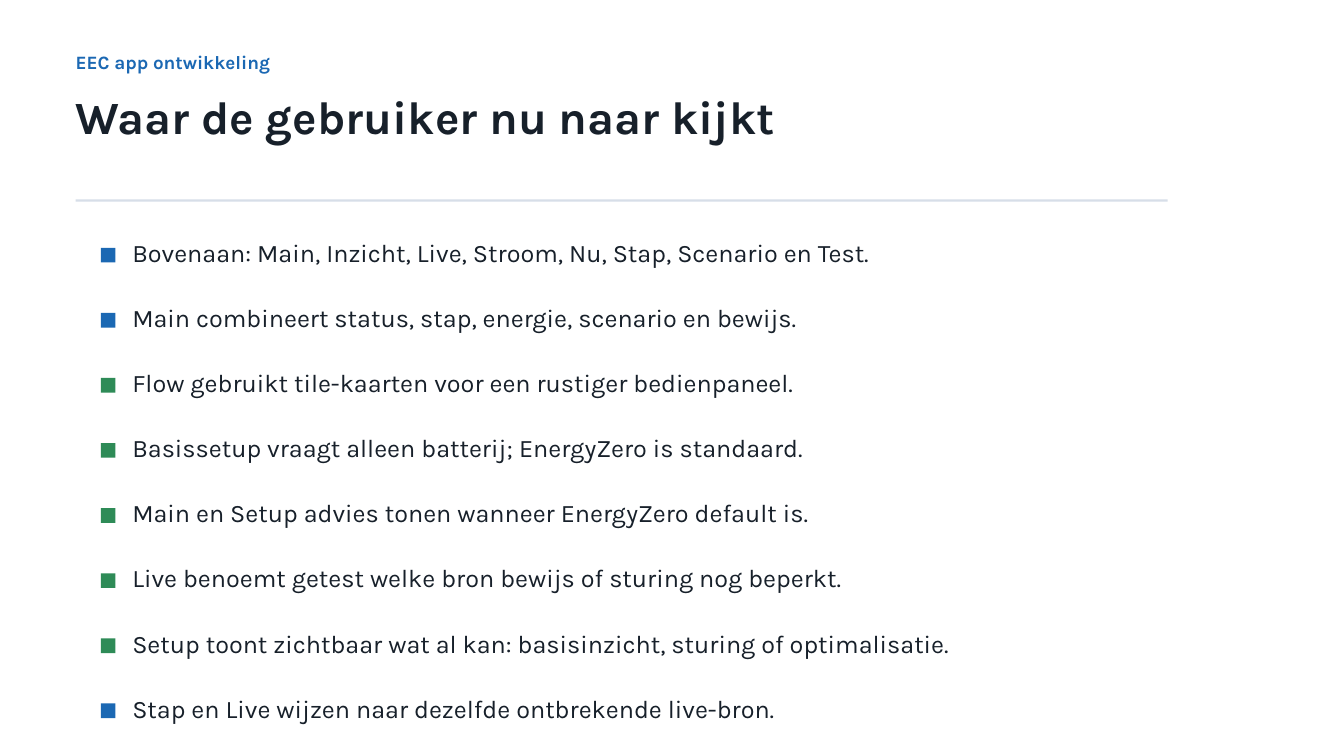
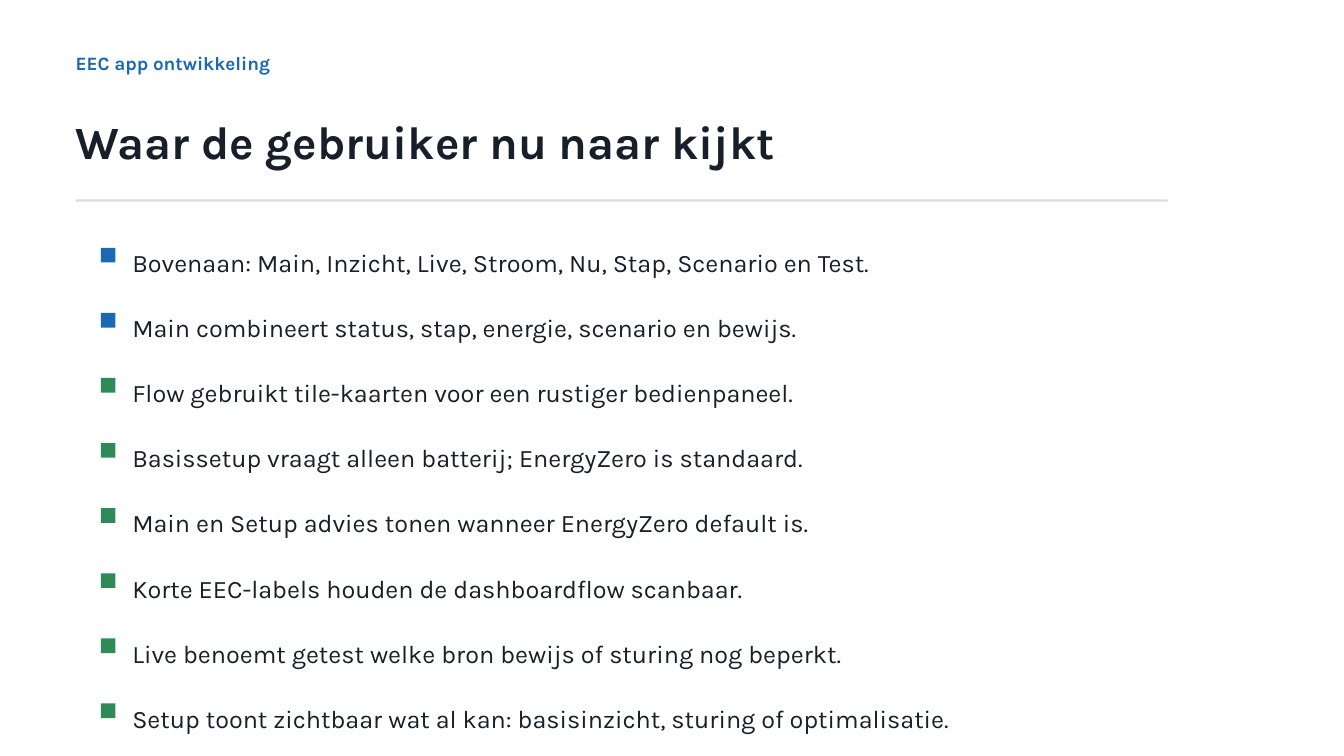
Before and after one commit to AllKn/ecoflow-energy-control, a slide deck: slide 7 of docs/eec-app-ontwikkeling.pptx. Drawn at 1344x756 pixels with LibreOffice and Linux fonts; fonts in the diff are those of the drawing. Boxes give left, top, right and bottom in pixels: in the first picture for what was removed or moved away, otherwise in the second. Text is boxed around its words. In the diff, an @@ line names an element or a change of style, - is before the commit and + after.

```diff
--- a/docs/eec-app-ontwikkeling.pptx
+++ b/docs/eec-app-ontwikkeling.pptx
@@ text added at box(132, 580, 742, 599), 18 pt, text #17202A @@
+Korte EEC-labels houden de dashboardflow scanbaar.
@@ vertical alignment top to middle in 8 elements at box(76, 126, 774, 170), box(132, 254, 869, 278), box(132, 319, 796, 343), box(132, 384, 793, 408), box(132, 449, 803, 473), box(132, 514, 808, 538), box(132, 710, 949, 734), box(132, 645, 841, 669) @@
@@ text "Live benoemt getest welke bron ...": place and size @@
-text "Live benoemt getest welke bron ..." at box(132, 569, 841, 593)
+text "Live benoemt getest welke bron ..." at box(132, 645, 841, 669)
@@ rectangle at box(101, 704, 116, 719): fill #1B68B3 to #2E8B57 @@
@@ text "Setup toont zichtbaar wat al ...": place and size @@
-text "Setup toont zichtbaar wat al ..." at box(132, 635, 949, 659)
+text "Setup toont zichtbaar wat al ..." at box(132, 710, 949, 734)
@@ text removed at box(132, 700, 774, 724) @@
-Stap en Live wijzen naar dezelfde ontbrekende live-bron.
```
Also in this commit, not shown: 6 other slides changed, 19 other files.
